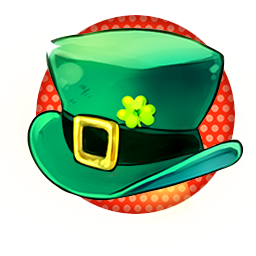
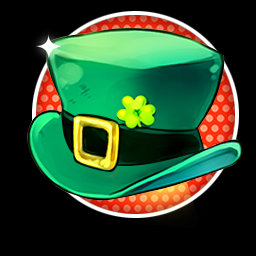
Layer changes from the first w=256, h=256 image to the second:
added layer "Layer 1" over (0, 0, 256, 256)
